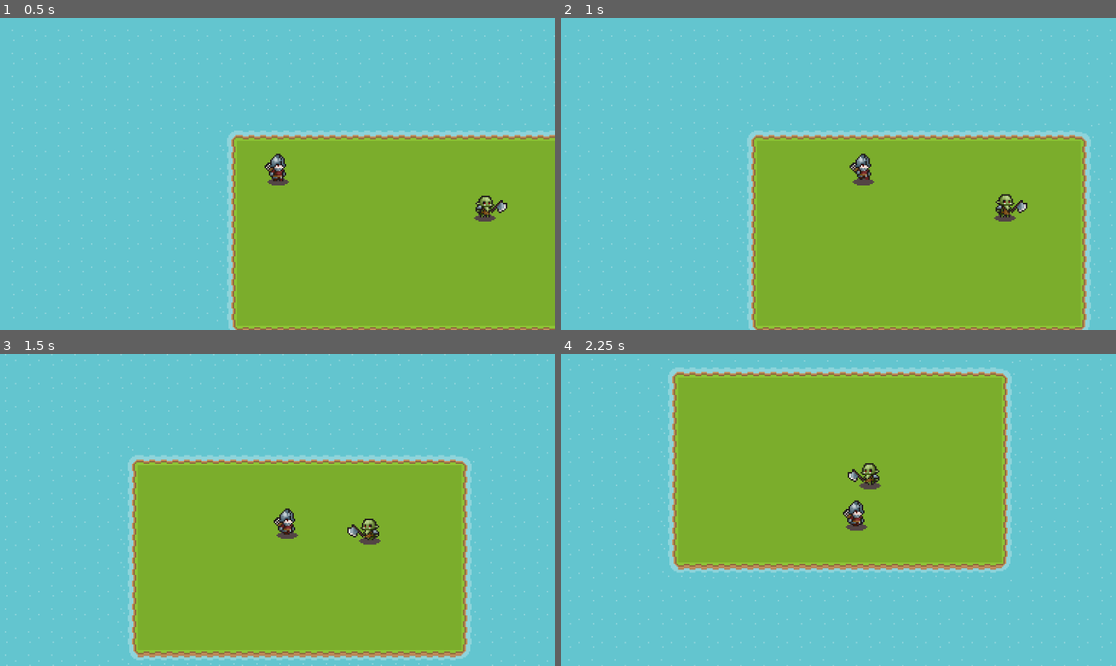
Above: before the commit, frames 1-4 (two rows, left to right).
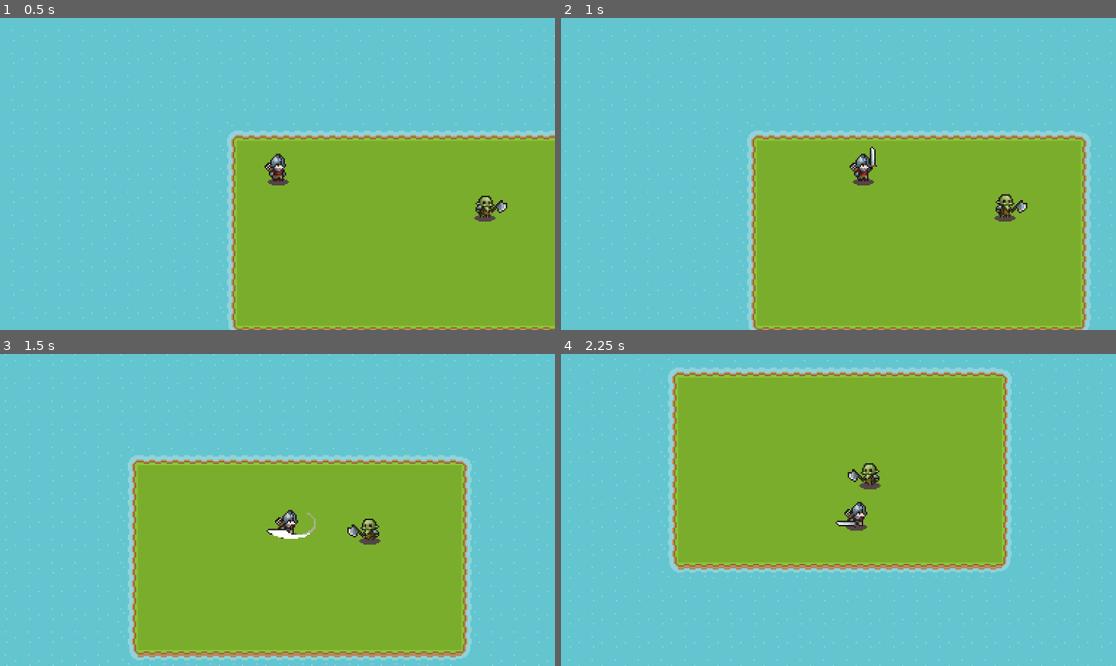
Above: after the commit, the same moments.

Repository: EyeAmTheOne/CS180_Project
Game: Godot game, scene res://main.tscn
Same seed, same stepped clock (60 frames per second), same inputs: the game is played once before the commit and once after it.
Inputs:
- Up to frame 1 (0.5 s): no input
- Up to frame 2 (1 s): hold D (right) from 0.53 s (still down); tap F (attack) at 0.6 s
- Up to frame 3 (1.5 s): release D (right) at 1.28 s; hold S (down) from 1.28 s (still down); tap F (attack) at 1.35 s
- Up to frame 4 (2.25 s): release S (down) at 2.03 s; hold D (right) from 2.03 s (still down); tap F (attack) at 2.1 s

Frame 1 is identical in both runs. In frame 2, 0.1% of the frame differs, in the area x 52-57%, y 41-53%; in frame 3, 0.4%, in the area x 47-57%, y 49-60%; in frame 4, 0.3%.
Error before the commit: Invalid access to property or key 'position' on a base object of type 'null instance'. (res://player/player.gd:20)

Commit message:
Attack animation implemented

Diff:
--- a/player/player.gd
+++ b/player/player.gd
@@ -6,6 +6,7 @@
 @onready var hitbox = $HitBox/CollisionShape2D
 
 var player_dead : bool = false
+var current_attack : bool = false
 
 func get_input():
 	var input_direction = Input.get_vector("left", "right", "up", "down")
@@ -17,29 +18,30 @@
 		# Look left
 		animated_sprite.flip_h = false
 		#Flip weapon hitbox to the left
-		hitbox.position[0] = abs(hitbox.position[0])
+		#hitbox.position[0] = abs(hitbox.position[0])
 	elif velocity[0] < 0:
 		# Look right
 		animated_sprite.flip_h = true
 		#Flip weapon hitbox to the right
-		hitbox.position[0] = -abs(hitbox.position[0])
+		#hitbox.position[0] = -abs(hitbox.position[0])
 
 
 func _physics_process(delta):
 	if player_active:
 		get_input()
 		get_orientation()
+
+		if !current_attack:
+			if Input.is_action_just_pressed("attack"):
+				current_attack = true
+				attack_animation()
+
+
 		move_and_slide()
 
-	if player_active:
-		if !Input.get_vector("left", "right", "up", "down").is_zero_approx():
-			if Input.is_action_just_pressed("attack"):
-				attack_animation()
-			else:
+		if !current_attack:
+			if !Input.get_vector("left", "right", "up", "down").is_zero_approx():
 				animated_sprite.play("walk")
-		else:
-			if Input.is_action_just_pressed("attack"):
-				attack_animation()
 			else:
 				animated_sprite.play("idle")
 	else:
@@ -48,7 +50,8 @@
 			player_dead = true
 
 func attack_animation():
-	animated_sprite.play("attack")
+	if current_attack:
+		animated_sprite.play("attack")
 
 func _on_player_health_health_depleted() -> void:
 	player_active = false
--- a/systems/health/health.gd
+++ b/systems/health/health.gd
@@ -64,6 +64,9 @@
 		health = value
 		health_changed.emit(difference)
 
+		if health < 0:
+			health = 0
+
 		if health == 0:
 			health_depleted.emit()
 
